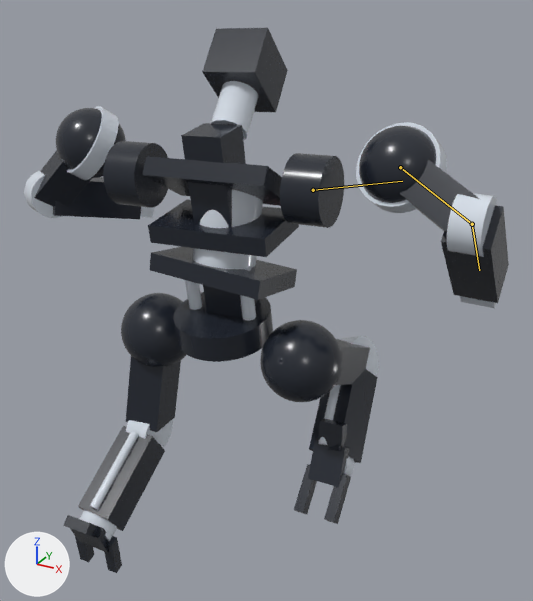
The glTF model assets/models/innerframe_run_cycle.glb as it was, and as the next commit left it.
Rendered twice from a 50 mm lens placed at (1.63, -2.56, 2.6), pointed at (0.16, 0.12, 1.25). The lights are fixed; the arrows at lower left show +X, +Y and +Z. The older version comes first. Both versions are drawn at frame 65 of the action 'Run_C2_Loop'; the numbers are the values there. The bones that change are drawn over the model as lines.

The first picture shows 'arm_r_elbow_disc', 'arm_r_forearm_frame', 'arm_r_hand_block', 'arm_r_shoulder_bolt', 'arm_r_shoulder_joint', 'arm_r_upper_arm', 'body_rib_low', 'body_rib_mid', 'body_rib_top', 'body_socket_r', 'body_spine', 'body_waist', 'head_skull', 'leg_l_hip_joint', 'leg_l_shin_frame', 'leg_r_hip_joint' and 28 more.
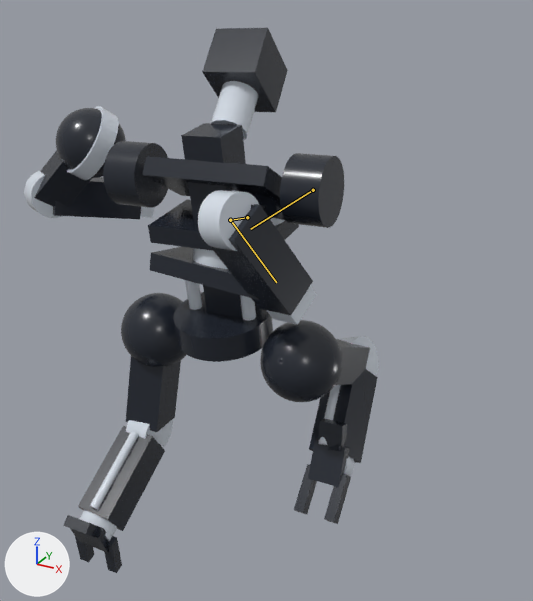
Commit message: fix(anim): mirror left-arm swing to stiff right arm (half-cycle phase)

Changed parts and their boxes (x1, y1, x2, y2) in the pictures (533 x 601 px):
'arm_r_forearm_frame', posed
    before: (441, 205, 509, 303)
    after: (210, 204, 313, 315)
'arm_r_elbow_disc', posed (22% wider)
    before: (447, 193, 497, 257)
    after: (198, 190, 259, 251)
'arm_r_shoulder_joint', posed
    before: (359, 126, 436, 203)
    after: (239, 191, 284, 219)
'arm_r_upper_arm', posed (mostly hidden afterwards)
    before: (400, 160, 480, 232)
    after: (251, 203, 267, 211)
'arm_r_shoulder_bolt', posed (mostly hidden afterwards)
    before: (356, 122, 447, 213)
    after: (268, 216, 285, 226)
'arm_r_hand_block', posed (mostly hidden before)
    before: (460, 296, 496, 308)
    after: (266, 286, 317, 325)
'body_core', unchanged, covered by the edit
    before: (192, 163, 263, 269)
    after: (192, 163, 253, 269)
bone 'Inner_CollarR', root to tip
    before: (313, 190) to (402, 181)
    after: (313, 190) to (250, 229)
bone 'Inner_ShoulderR', root to tip
    before: (400, 167) to (472, 224)
    after: (247, 217) to (230, 220)
bone 'Inner_ElbowR', root to tip
    before: (472, 224) to (479, 270)
    after: (230, 220) to (276, 282)

Edits to the bpy script that builds the scene:
```text
Change bone_inner_collarr:
    where bone_inner_collarr = bpy.data.objects['InnerRig'].pose.bones['Inner_CollarR']  # child of 'Inner_Spine3'
    bone_inner_collarr.rotation_quaternion: (0.988, -0.006, 0.108, 0.107) -> (0.15, -0.176, -0.157, 0.96)  # degrees (1, 12, 12) -> degrees (-22, 17, 159)
Change bone_inner_shoulderr:
    where bone_inner_shoulderr = bpy.data.objects['InnerRig'].pose.bones['Inner_ShoulderR']  # child of 'Inner_CollarR'
    bone_inner_shoulderr.rotation_quaternion: (0.524, 0.187, 0.693, -0.459) -> (-0.831, -0.455, -0.146, -0.278)  # degrees (86, 116, 30) -> degrees (57, -1, 37)
Change bone_inner_elbowr:
    where bone_inner_elbowr = bpy.data.objects['InnerRig'].pose.bones['Inner_ElbowR']  # child of 'Inner_ShoulderR'
    bone_inner_elbowr.rotation_quaternion: (0.653, 0.087, -0.286, 0.695) -> (0.015, -0.637, -0.449, 0.624)  # degrees (-19, -30, 99) -> degrees (-111, 52, 107)
```
